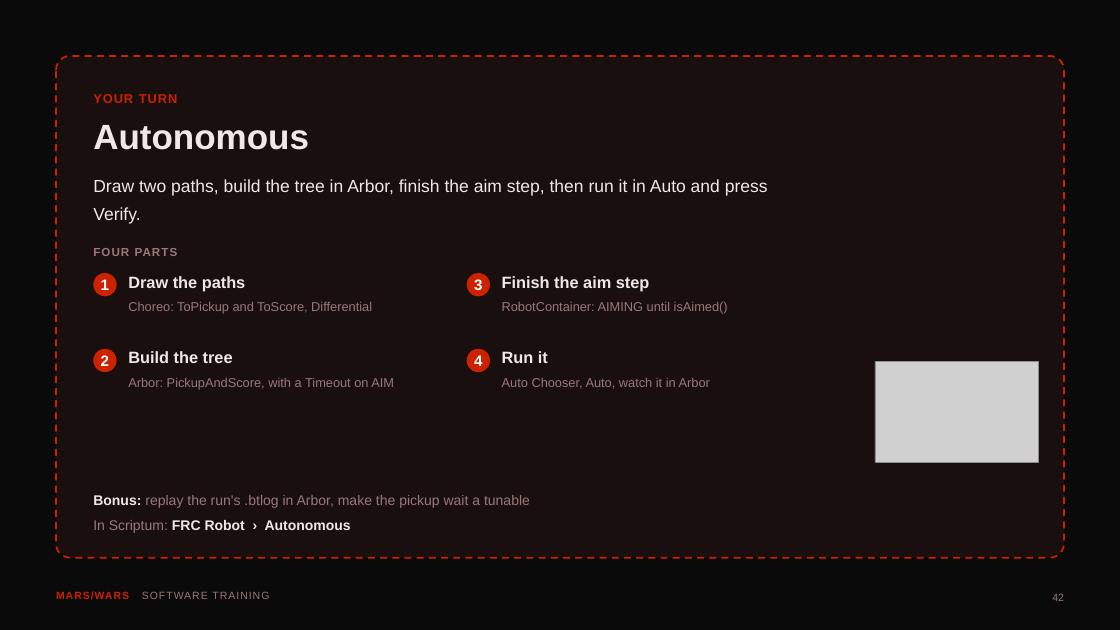
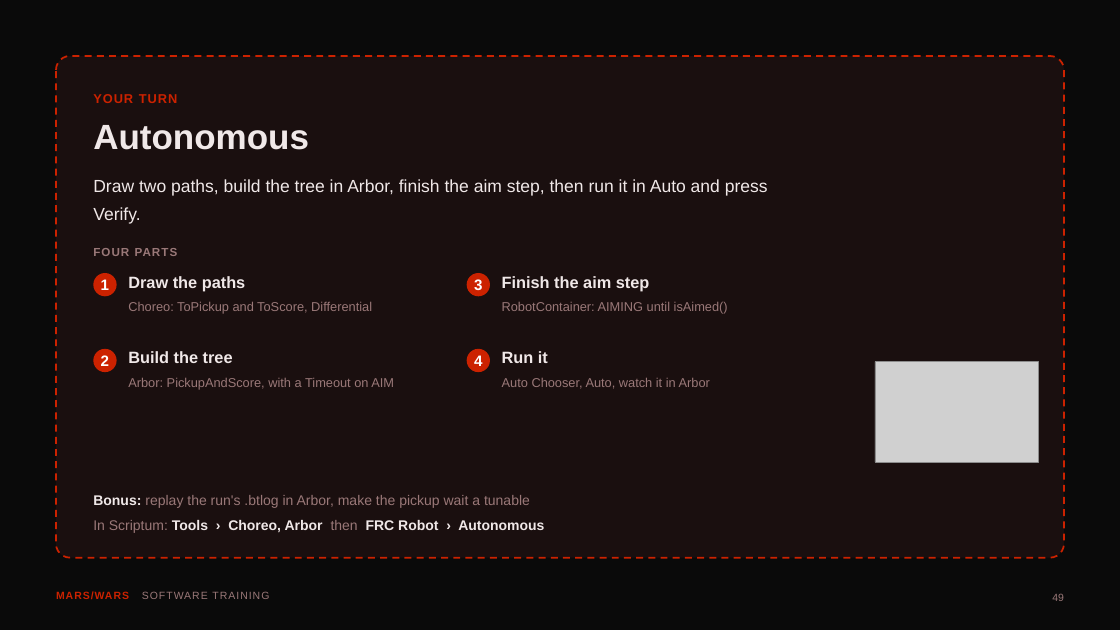
Before and after one commit to FRC-Team-4143/scriptum-lessons, a slide deck: slide 49 of deck9-autonomous.pptx (slide 42 before the commit). Drawn at 1120x630 pixels with LibreOffice and Linux fonts; fonts in the diff are those of the drawing; grey boxes stand for pictures. Boxes give left, top, right and bottom in pixels: in the first picture for what was removed or moved away, otherwise in the second. Text is boxed around its words. In the diff, an @@ line names an element or a change of style, - is before the commit and + after.

```diff
--- a/deck9-autonomous.pptx
+++ b/deck9-autonomous.pptx
@@ text at (x1=93, y1=520, x2=544, y2=533): text changed @@
-In Scriptum: FRC Robot › Autonomous
+In Scriptum: Tools › Choreo, Arbor then FRC Robot › Autonomous
```
Also in this commit, not shown: 37 other slides changed, 7 slides added, 1 other file.
